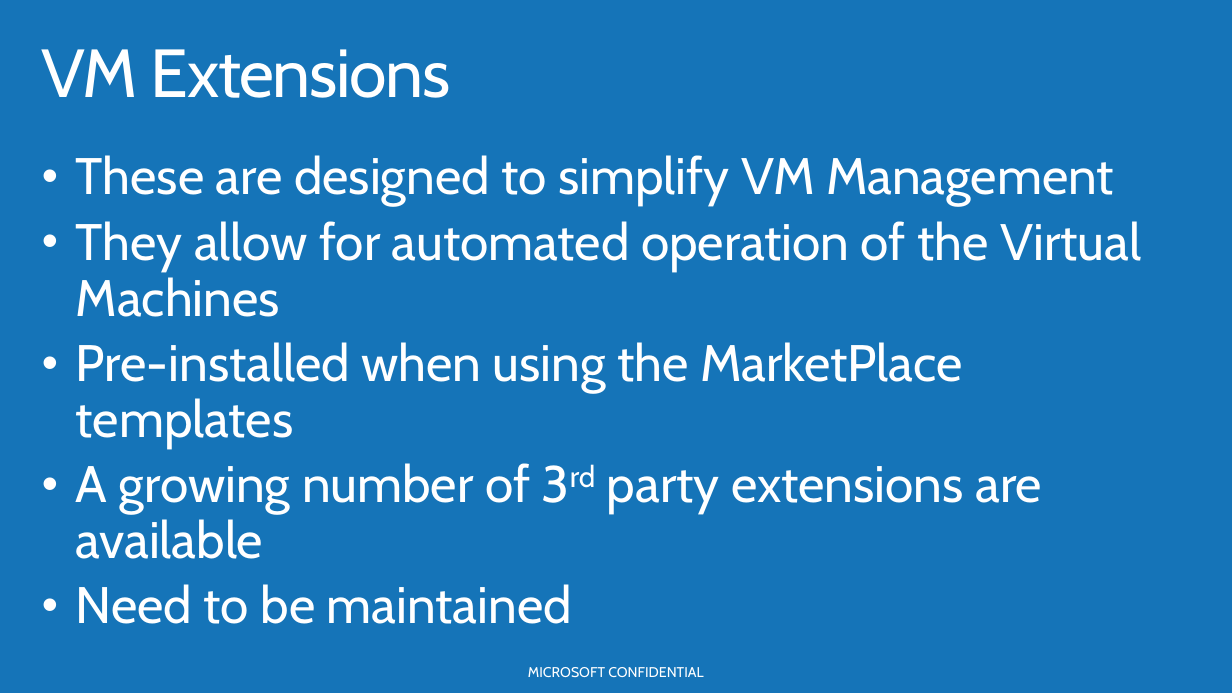
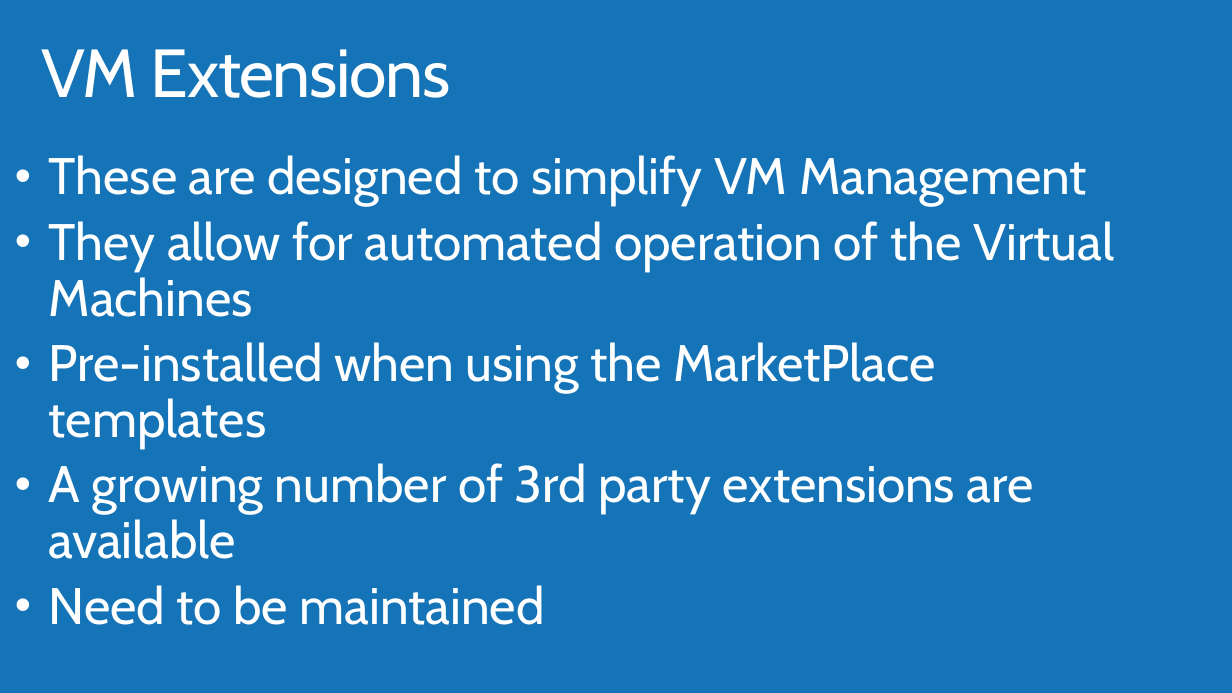
Before and after one commit to AzureCAT-GSI/Virtual-Machine-Solutions, a slide deck: slide 13 of Architecting Virtual Machine Solutions.pptx (slide 10 before the commit). Drawn at 1232x693 pixels with LibreOffice and Linux fonts; fonts in the diff are those of the drawing; background and template pictures are left out. Boxes give left, top, right and bottom in pixels: in the first picture for what was removed or moved away, otherwise in the second. Text is boxed around its words. In the diff, an @@ line names an element or a change of style, - is before the commit and + after.

Commit message:
Update template
Add content for basic compute #2 Update template for #4 and #5

```diff
--- a/Architecting Virtual Machine Solutions.pptx
+++ b/Architecting Virtual Machine Solutions.pptx
@@ text "These are designed to simplify ...": place and size @@
-text "These are designed to simplify ..." at <box>76,155,1141,624</box>
+text "These are designed to simplify ..." at <box>49,155,1114,625</box>
@@ text at <box>49,463,1034,559</box>: now on the baseline in "3rd" @@
@@ text removed at <box>528,667,703,677</box> @@
-MICROSOFT CONFIDENTIAL
```
Also in this commit, not shown: 40 other slides changed, 9 slides added, 5 slides removed.
